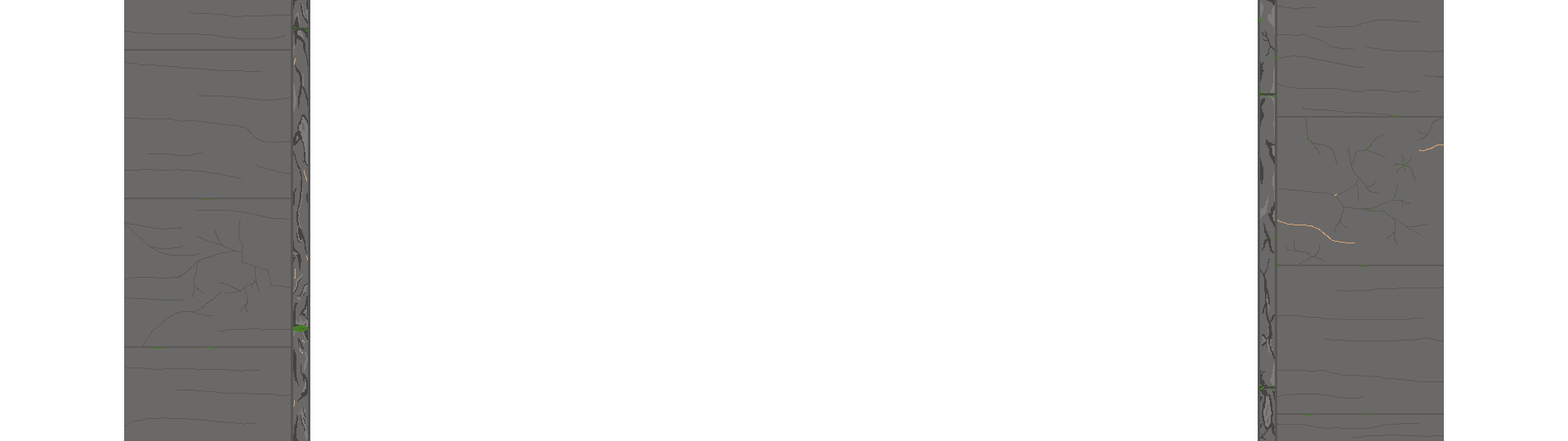
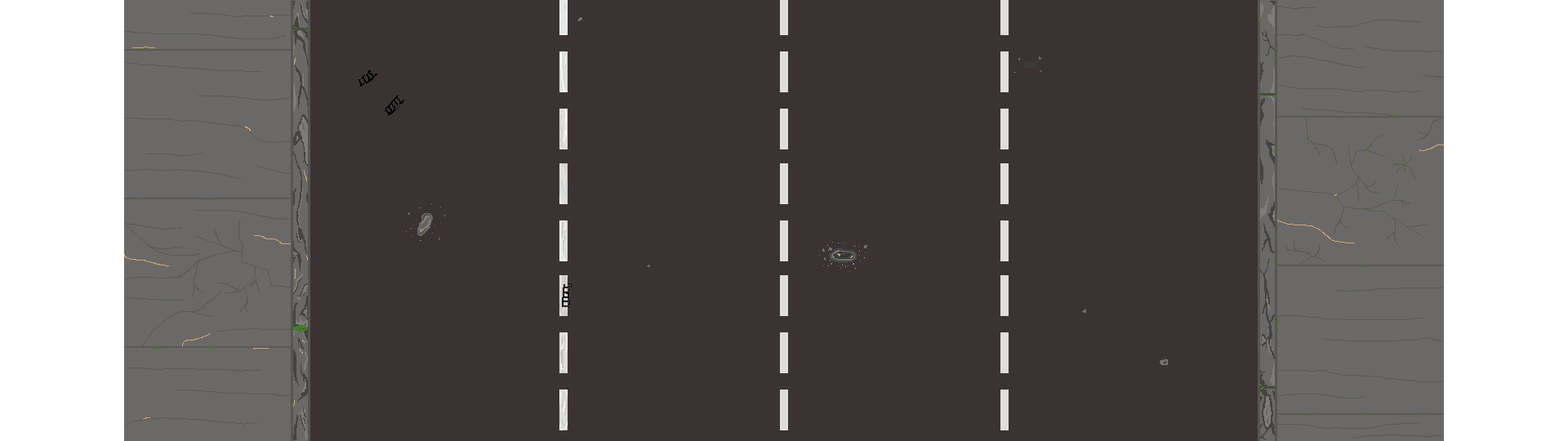
The second 1568 × 441 image is a revision of the first. Changes to its layers:
painted on "Layer 3" over [124, 0, 1436, 441]
painted on "Layer 2" over [356, 0, 1009, 431]
added layer "Rectangle 4" above "Rectangle 3 copy 4" over [310, 0, 1258, 441]
